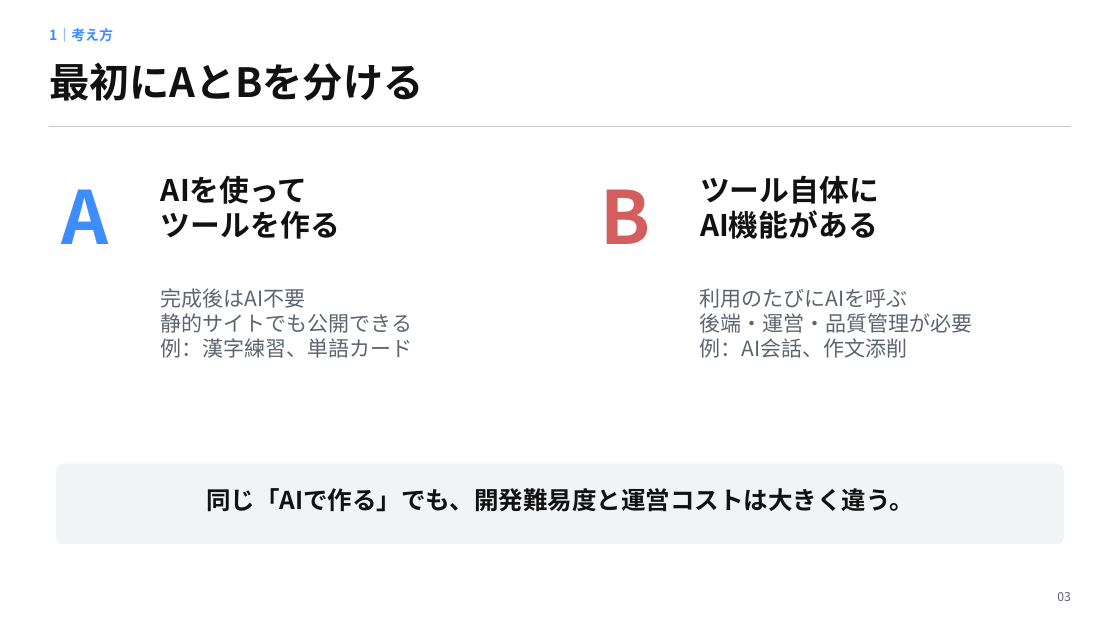
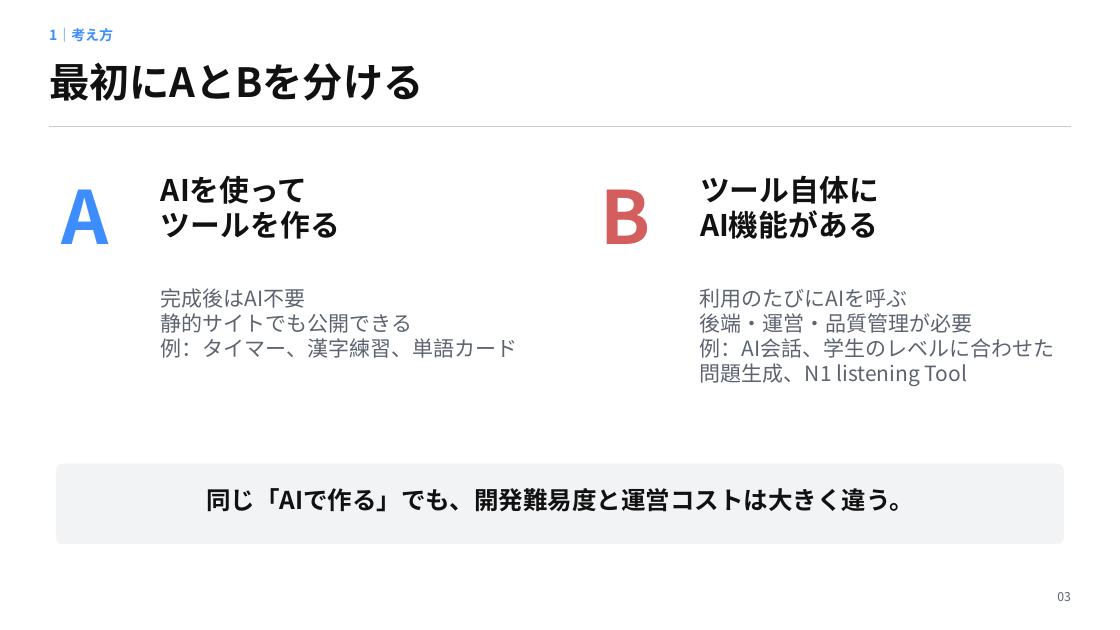
Before and after one commit to newslin-design/newslin-design.github.io, a slide deck: slide 3 of nihonngo/AI教材ツール_共有用_日本語.pptx. Drawn at 1120x630 pixels with LibreOffice and Linux fonts; fonts in the diff are those of the drawing. Boxes give left, top, right and bottom in pixels: in the first picture for what was removed or moved away, otherwise in the second. Text is boxed around its words. In the diff, an @@ line names an element or a change of style, - is before the commit and + after.

```diff
--- a/nihonngo/AI教材ツール_共有用_日本語.pptx
+++ b/nihonngo/AI教材ツール_共有用_日本語.pptx
@@ text at [161,338,518,358]: text changed @@
-例：漢字練習、単語カード
+例：タイマー、漢字練習、単語カード
@@ text at [700,338,1055,386]: text changed @@
-例：AI会話、作文添削
+例：AI会話、学生のレベルに合わせた問題生成、N1 listening Tool
```
Also in this commit, not shown: 6 other slides changed, 1 slide added, 2 other files.
